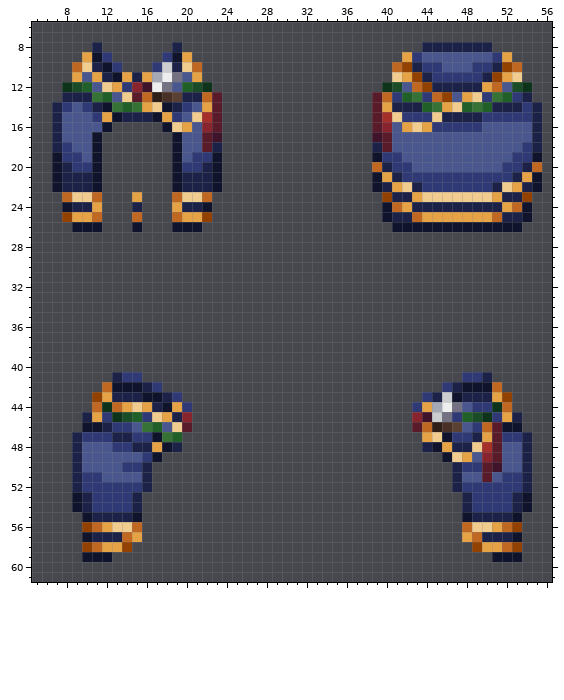
One commit to this pixel-art sprite: Resources/Textures/Clothing/Neck/Cloaks/capcloakformal.rsi/equipped-NECK.png. The picture above is the old version.
The file is 64x64 pixels. Shown: x 5..56, y 6..61.
After the commit:
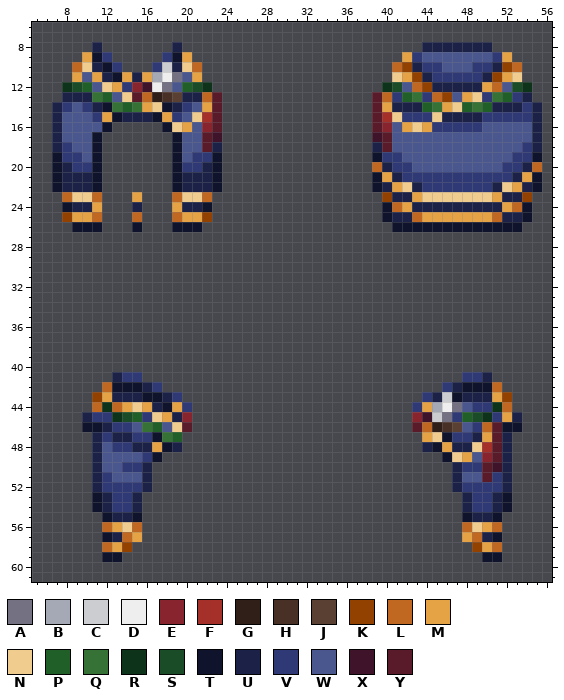
Palette (. is transparent): A #747182  B #a5a9b6  C #cbcdd1  D #eeeeee  E #88242d  F #a52f29  G #301e18  H #493027  J #594032  K #924100  L #c06822  M #e6a345  N #f0cc8f  P #215f28  Q #367135  R #0e331b  S #1a4d27  T #0f132b  U #1c2247  V #2f3975  W #4a578f  X #3f1329  Y #591a2a
Commit message: - tweak: Попробовал изменить плащи до формфактора, какой был у предыдущих
From old to new:
y 45: x 11 M -> V
y 47: x 9..11 UVV -> ..U; x 52..54 VVU -> U..
y 48..50: x 9..11 UWW -> ..U; x 52..54 WWU -> U..
y 51: x 9..12 UVVW -> ..UV; x 51..54 WVVU -> VU..
y 52: x 9..11 UVV -> ..U; x 52..54 VVU -> U..
y 53..54: x 9..12 TUVV -> ..TU; x 51..54 VVUT -> UT..
y 55: x 10..12 TUU -> ..T; x 51..53 UUT -> T..
y 56: x 10..13 KLMN -> ..LM; x 50..53 NMLK -> ML..
y 57: x 10..12 TUU -> ..T; x 51..53 UUT -> T..
y 58: x 10..12 KLM -> ..L; x 51..53 MLK -> L..
y 59: x 10..11 TT -> ..; x 13 . -> T; x 50 . -> T; x 52..53 TT -> ..
